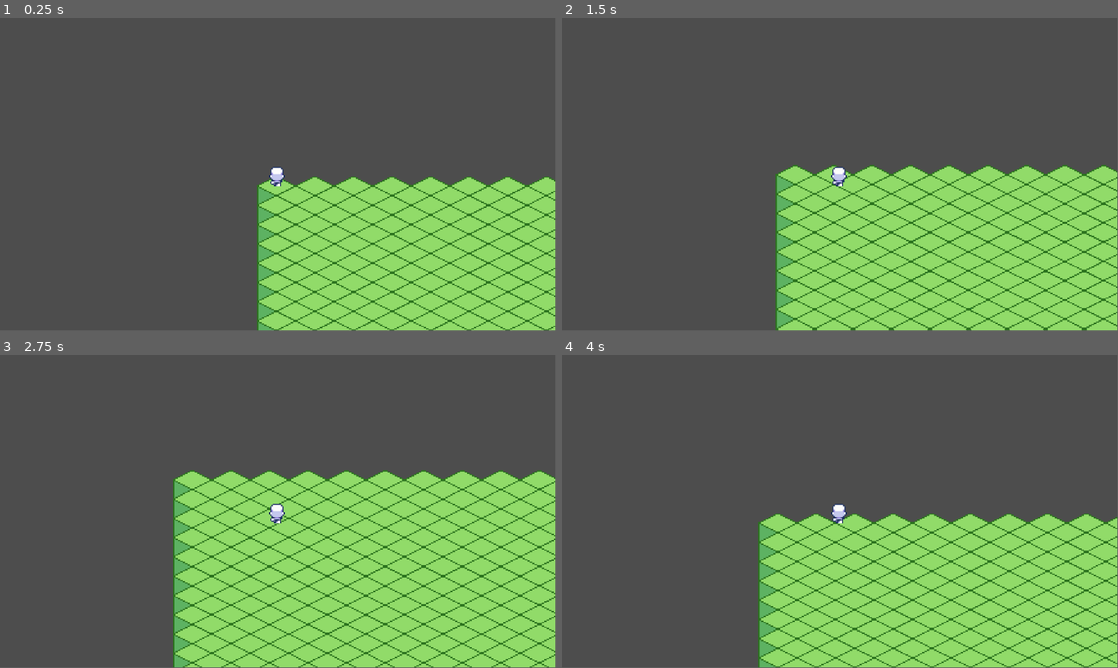
Above: before the commit, frames 1-4 (two rows, left to right).
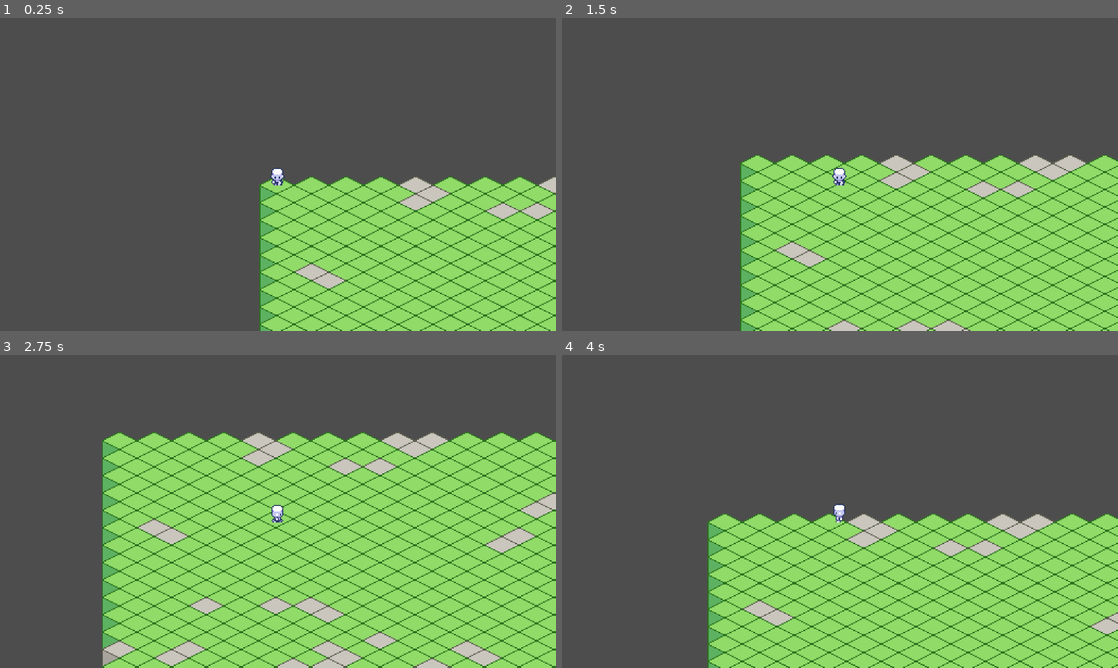
Above: after the commit, the same moments.

Repository: DarkSc0r/Project_Unknown_Prototype
Game: Godot game, scene res://Main.tscn
Two runs of this game, one before a commit and one after it. Both use one fixed random seed, a clock stepped at 60 frames per second and the inputs below.
Inputs:
- Up to frame 1 (0.25 s): no input
- Up to frame 2 (1.5 s): tap Enter at 0.5 s; hold Right (ui_right) 0.53-1.28 s; hold Down (ui_down) from 1.28 s (still down)
- Up to frame 3 (2.75 s): release Down (ui_down) at 2.03 s; hold Right (ui_right) from 2.03 s (still down)
- Up to frame 4 (4 s): release Right (ui_right) at 2.78 s; hold Up (ui_up) 2.78-3.53 s; hold Left (ui_left) from 3.53 s (still down)
In our replay, the window is 799x449 before the commit and 800x450 after it. These sizes can differ from the game's own. Grey fills any space a smaller window leaves; there, only what the larger window draws over its background counts as a difference.

The runs differ from the first frame. In frame 1, 9.4% of the frame differs, in the area x 46-100%, y 47-100%; in frame 2, 17%; in frame 3, 33%, in the area x 0-100%, y 0-100%; in frame 4, 16%.

Commit message:
Completed the player animations and started work on "3d" perlin noise generation

Diff:
--- a/Main.tscn
+++ b/Main.tscn
@@ -118,6 +118,7 @@
 
 [node name="Player" parent="." unique_id=2114966383 instance=ExtResource("2_r0du0")]
 position = Vector2(17, -2)
+speed = 100
 
 [node name="Camera2D" type="Camera2D" parent="Player" unique_id=1523229866]
 zoom = Vector2(2.5, 2.5)
--- a/perlin_noise_generator.gd
+++ b/perlin_noise_generator.gd
@@ -1,11 +1,13 @@
 extends Node2D
 
 var map_width := 256
-var map_height := 128
+var map_length := 128
+var map_height := 4
 var noise_scale := 0.1
 
 # personal challenge || create this with a dictionary
-var grass_threshold := 0.475
+var green_tile_threshold := 0.475
+var white_tile_threshold := 0.45
 
 @onready var tilemap: TileMapLayer = $TileMapLayer
 
@@ -18,17 +20,20 @@
 	tilemap.clear()
 
 	for x in range(map_width):
-		for y in range(map_height):
-			var noise_value := noise.get_noise_2d(x, y)
-			noise_value = (noise_value + 1) / 2
+		for z in range(map_length):
+			for y in range(map_height):
+				var noise_value := noise.get_noise_3d(x, y, z)
+				noise_value = (noise_value + 1) / 2
 
-			var tile_pos := Vector2i(x, y)
-			var atlas_coords := Vector2i(0, 0)
+				var tile_pos := Vector2i(x, z)
+				var atlas_coords := Vector2i(0, 0)
 
-			if noise_value < grass_threshold:
-				atlas_coords = Vector2i(0, 0)
+				if noise_value < white_tile_threshold:
+					atlas_coords = Vector2i(0, 0)
+				elif noise_value < green_tile_threshold:
+					atlas_coords = Vector2i(0,3)
 
-			tilemap.set_cell(tile_pos, 1, atlas_coords)
+				tilemap.set_cell(tile_pos, 1, atlas_coords)
 
 func _ready():
 	generate_map()
--- a/player.gd
+++ b/player.gd
@@ -1,11 +1,33 @@
 extends CharacterBody2D
 
-var speed := 48
+@export var speed := 50
+@export var animation_tree : AnimationTree
+
+var input
+var playback : AnimationNodeStateMachinePlayback
+
+func _ready():
+	playback = animation_tree["parameters/playback"]
 
 func _physics_process(_delta: float) -> void:
-	var direction := Input.get_vector("ui_left", "ui_right", "ui_up", "ui_down")
-	if direction != Vector2.ZERO:
-		velocity = direction * speed
+	input = Input.get_vector("move_left", "move_right", "move_up", "move_down")
+	if input != Vector2.ZERO:
+		velocity = input * speed
 	else:
 		velocity = Vector2.ZERO
 	move_and_slide()
+	select_animation()
+	update_animation_parameters()
+
+func select_animation():
+	if velocity == Vector2.ZERO:
+		playback.travel("Idle")
+	else:
+		playback.travel("Walk")
+
+func update_animation_parameters():
+	if input == Vector2.ZERO:
+		return
+
+	animation_tree["parameters/Idle/blend_position"] = input
+	animation_tree["parameters/Walk/blend_position"] = input
--- a/player.tscn
+++ b/player.tscn
@@ -374,18 +374,75 @@
 blend_point_7/pos = Vector2(-0.6, 0.7)
 blend_mode = 1
 
+[sub_resource type="AnimationNodeAnimation" id="AnimationNodeAnimation_onrkg"]
+animation = &"walk_down"
+
+[sub_resource type="AnimationNodeAnimation" id="AnimationNodeAnimation_i3pqv"]
+animation = &"walk_down_right"
+
+[sub_resource type="AnimationNodeAnimation" id="AnimationNodeAnimation_hqtel"]
+animation = &"walk_right"
+
+[sub_resource type="AnimationNodeAnimation" id="AnimationNodeAnimation_sweqy"]
+animation = &"walk_up_right"
+
+[sub_resource type="AnimationNodeAnimation" id="AnimationNodeAnimation_2hs0m"]
+animation = &"walk_up"
+
+[sub_resource type="AnimationNodeAnimation" id="AnimationNodeAnimation_1jxqw"]
+animation = &"walk_up_left"
+
+[sub_resource type="AnimationNodeAnimation" id="AnimationNodeAnimation_dw050"]
+animation = &"walk_left"
+
+[sub_resource type="AnimationNodeAnimation" id="AnimationNodeAnimation_b26j0"]
+animation = &"walk_down_left"
+
 [sub_resource type="AnimationNodeBlendSpace2D" id="AnimationNodeBlendSpace2D_2wuci"]
+blend_point_0/node = SubResource("AnimationNodeAnimation_onrkg")
+blend_point_0/pos = Vector2(0, 1)
+blend_point_1/node = SubResource("AnimationNodeAnimation_i3pqv")
+blend_point_1/pos = Vector2(0.6, 0.7)
+blend_point_2/node = SubResource("AnimationNodeAnimation_hqtel")
+blend_point_2/pos = Vector2(1, 0)
+blend_point_3/node = SubResource("AnimationNodeAnimation_sweqy")
+blend_point_3/pos = Vector2(0.6, -0.5)
+blend_point_4/node = SubResource("AnimationNodeAnimation_2hs0m")
+blend_point_4/pos = Vector2(0, -1)
+blend_point_5/node = SubResource("AnimationNodeAnimation_1jxqw")
+blend_point_5/pos = Vector2(-0.6, -0.5)
+blend_point_6/node = SubResource("AnimationNodeAnimation_dw050")
+blend_point_6/pos = Vector2(-1, 0)
+blend_point_7/node = SubResource("AnimationNodeAnimation_b26j0")
+blend_point_7/pos = Vector2(-0.6, 0.7)
+blend_mode = 1
 
 [sub_resource type="AnimationNodeStateMachine" id="AnimationNodeStateMachine_4flbx"]
 states/Idle/node = SubResource("AnimationNodeBlendSpace2D_qtqh7")
-states/Idle/position = Vector2(351, 100)
+states/Idle/position = Vector2(354, 100)
+states/Start/position = Vector2(203, 100)
 states/Walk/node = SubResource("AnimationNodeBlendSpace2D_2wuci")
-states/Walk/position = Vector2(513, 105)
-
-[node name="Player" type="CharacterBody2D" unique_id=2114966383]
+states/Walk/position = Vector2(513, 100)
+
+[node name="Player" type="CharacterBody2D" unique_id=2114966383 node_paths=PackedStringArray("animation_tree")]
 z_index = 2
 motion_mode = 1
 script = ExtResource("1_onrkg")
+speed = null
+animation_tree = NodePath("AnimationTree")
+
+[node name="CollisionShape2D" type="CollisionShape2D" parent="." unique_id=1168503455]
+position = Vector2(0, 3)
+shape = SubResource("CapsuleShape2D_hqtel")
+
+[node name="AnimationPlayer" type="AnimationPlayer" parent="." unique_id=920160218]
+libraries/ = SubResource("AnimationLibrary_i3pqv")
+
+[node name="AnimationTree" type="AnimationTree" parent="." unique_id=963673483]
+tree_root = SubResource("AnimationNodeStateMachine_4flbx")
+anim_player = NodePath("../AnimationPlayer")
+parameters/Idle/blend_position = Vector2(-0.005145788, 1)
+parameters/Walk/blend_position = Vector2(0, 0)
 
 [node name="Sprite2D" type="Sprite2D" parent="." unique_id=1979562745]
 texture_filter = 1
@@ -393,16 +450,3 @@
 hframes = 8
 vframes = 12
 frame = 8
-
-[node name="CollisionShape2D" type="CollisionShape2D" parent="." unique_id=1168503455]
-position = Vector2(0, 3)
-shape = SubResource("CapsuleShape2D_hqtel")
-
-[node name="AnimationPlayer" type="AnimationPlayer" parent="." unique_id=920160218]
-libraries/ = SubResource("AnimationLibrary_i3pqv")
-
-[node name="AnimationTree" type="AnimationTree" parent="." unique_id=963673483]
-tree_root = SubResource("AnimationNodeStateMachine_4flbx")
-anim_player = NodePath("../AnimationPlayer")
-parameters/Idle/blend_position = Vector2(-0.005145788, 1)
-parameters/Walk/blend_position = Vector2(0, 0)
--- a/project.godot
+++ b/project.godot
@@ -14,6 +14,38 @@
 run/main_scene="uid://d074s7in10q0e"
 config/features=PackedStringArray("4.6", "Forward Plus")
 
+[display]
+
+window/size/viewport_width=1280
+window/size/viewport_height=720
+
+[input]
+
+move_up={
+"deadzone": 0.2,
+"events": [Object(InputEventKey,"resource_local_to_scene":false,"resource_name":"","device":-1,"window_id":0,"alt_pressed":false,"shift_pressed":false,"ctrl_pressed":false,"meta_pressed":false,"pressed":false,"keycode":0,"physical_keycode":87,"key_label":0,"unicode":119,"location":0,"echo":false,"script":null)
+, Object(InputEventKey,"resource_local_to_scene":false,"resource_name":"","device":-1,"window_id":0,"alt_pressed":false,"shift_pressed":false,"ctrl_pressed":false,"meta_pressed":false,"pressed":false,"keycode":0,"physical_keycode":4194320,"key_label":0,"unicode":0,"location":0,"echo":false,"script":null)
+]
+}
+move_down={
+"deadzone": 0.2,
+"events": [Object(InputEventKey,"resource_local_to_scene":false,"resource_name":"","device":-1,"window_id":0,"alt_pressed":false,"shift_pressed":false,"ctrl_pressed":false,"meta_pressed":false,"pressed":false,"keycode":0,"physical_keycode":83,"key_label":0,"unicode":115,"location":0,"echo":false,"script":null)
+, Object(InputEventKey,"resource_local_to_scene":false,"resource_name":"","device":-1,"window_id":0,"alt_pressed":false,"shift_pressed":false,"ctrl_pressed":false,"meta_pressed":false,"pressed":false,"keycode":0,"physical_keycode":4194322,"key_label":0,"unicode":0,"location":0,"echo":false,"script":null)
+]
+}
+move_left={
+"deadzone": 0.2,
+"events": [Object(InputEventKey,"resource_local_to_scene":false,"resource_name":"","device":-1,"window_id":0,"alt_pressed":false,"shift_pressed":false,"ctrl_pressed":false,"meta_pressed":false,"pressed":false,"keycode":0,"physical_keycode":65,"key_label":0,"unicode":97,"location":0,"echo":false,"script":null)
+, Object(InputEventKey,"resource_local_to_scene":false,"resource_name":"","device":-1,"window_id":0,"alt_pressed":false,"shift_pressed":false,"ctrl_pressed":false,"meta_pressed":false,"pressed":false,"keycode":0,"physical_keycode":4194319,"key_label":0,"unicode":0,"location":0,"echo":false,"script":null)
+]
+}
+move_right={
+"deadzone": 0.2,
+"events": [Object(InputEventKey,"resource_local_to_scene":false,"resource_name":"","device":-1,"window_id":0,"alt_pressed":false,"shift_pressed":false,"ctrl_pressed":false,"meta_pressed":false,"pressed":false,"keycode":0,"physical_keycode":68,"key_label":0,"unicode":100,"location":0,"echo":false,"script":null)
+, Object(InputEventKey,"resource_local_to_scene":false,"resource_name":"","device":-1,"window_id":0,"alt_pressed":false,"shift_pressed":false,"ctrl_pressed":false,"meta_pressed":false,"pressed":false,"keycode":0,"physical_keycode":4194321,"key_label":0,"unicode":0,"location":0,"echo":false,"script":null)
+]
+}
+
 [physics]
 
 3d/physics_engine="Jolt Physics"
